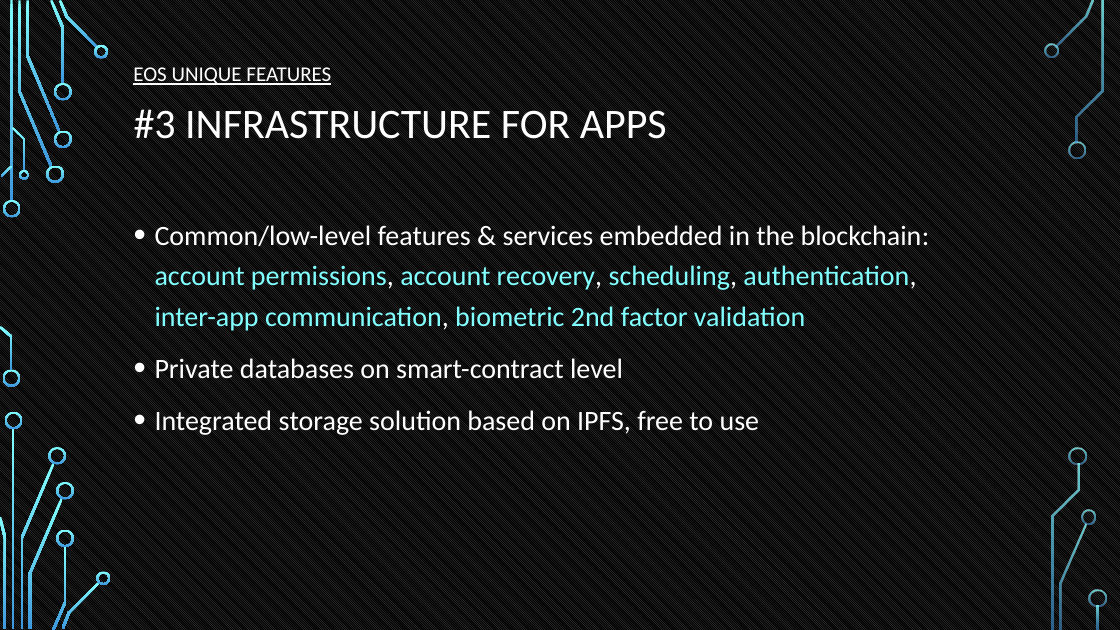
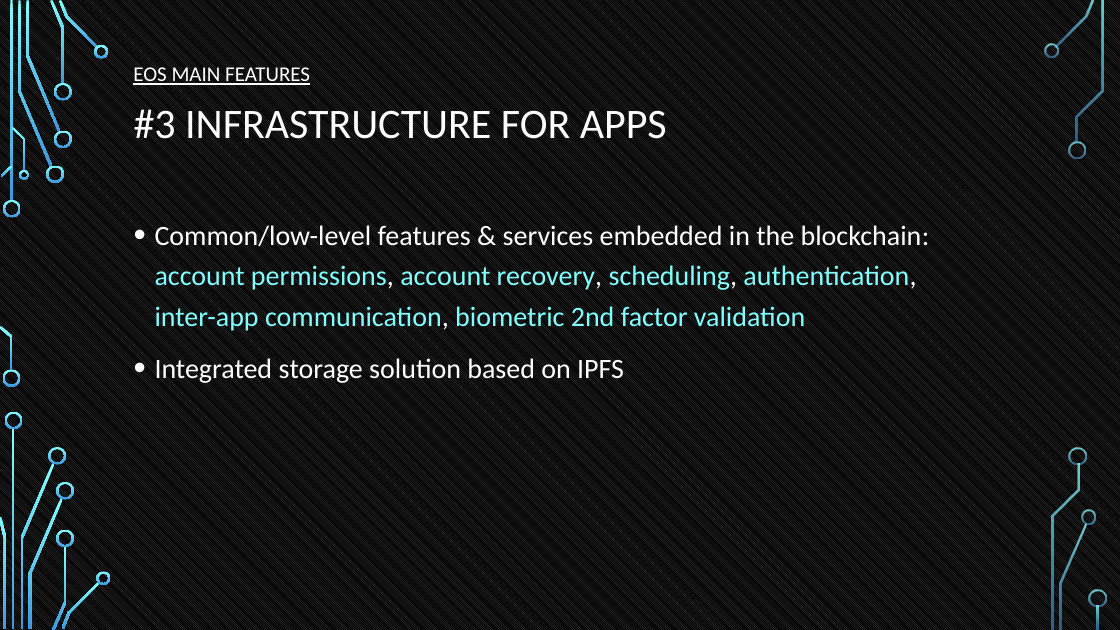
Before and after one commit to tokenika/tokenika.github.io, a slide deck: slide 32 of WarsawBlock(3).pptx. Drawn at 1120x630 pixels with LibreOffice and Linux fonts; fonts in the diff are those of the drawing; background and template pictures are left out. Boxes give left, top, right and bottom in pixels: in the first picture for what was removed or moved away, otherwise in the second. Text is boxed around its words. In the diff, an @@ line names an element or a change of style, - is before the commit and + after.

```diff
--- a/WarsawBlock(3).pptx
+++ b/WarsawBlock(3).pptx
@@ text at [133,67,310,85]: text changed @@
-EOS UNIQUE FEATURES
+EOS MAIN FEATURES
@@ text at [155,358,624,383]: text changed @@
-• Private databases on smart-contract level
-• Integrated storage solution based on IPFS, free to use
+• Integrated storage solution based on IPFS
```
Also in this commit, not shown: 8 other slides changed, 1 other file.
